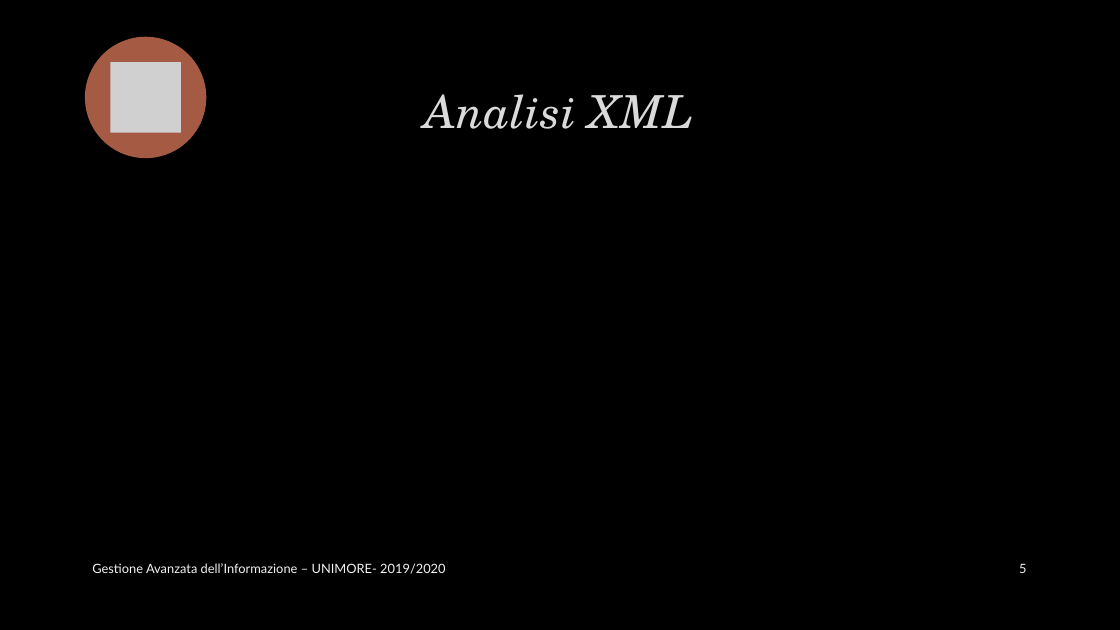
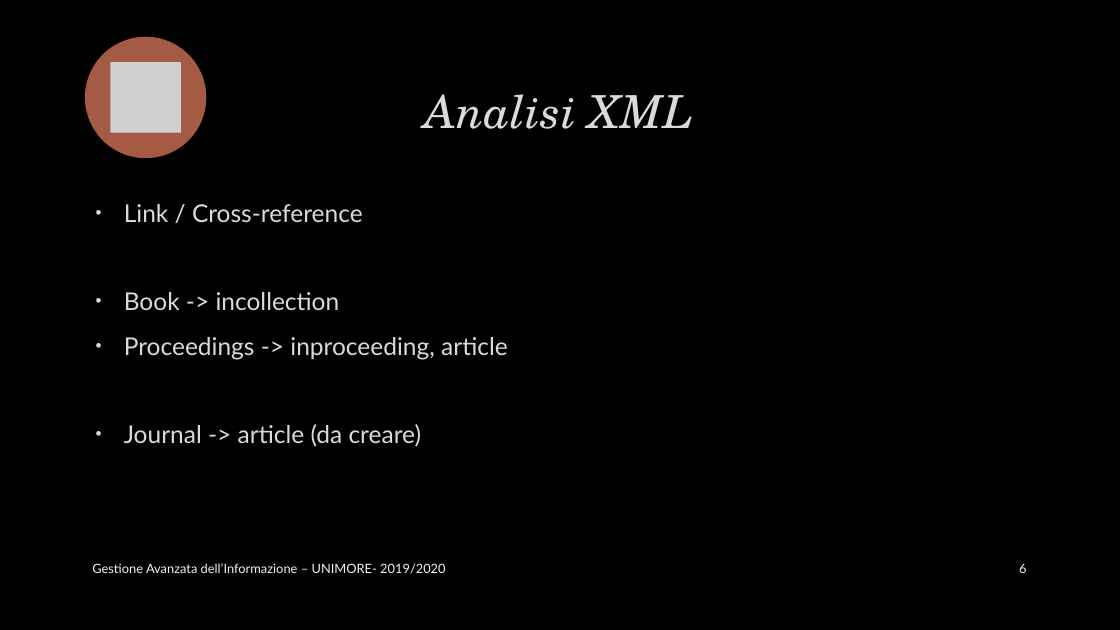
Before and after one commit to marcopiccinni/Search-Engine-for-DBLP, a slide deck: slide 6 of Doc-it.pptx (slide 5 before the commit). Drawn at 1120x630 pixels with LibreOffice and Linux fonts; fonts in the diff are those of the drawing; grey boxes stand for pictures; background and template pictures are left out. Boxes give left, top, right and bottom in pixels: in the first picture for what was removed or moved away, otherwise in the second. Text is boxed around its words. In the diff, an @@ line names an element or a change of style, - is before the commit and + after.

```diff
--- a/Doc-it.pptx
+++ b/Doc-it.pptx
@@ text added at bbox=[124, 204, 508, 447], 21 pt, text #DADADA @@
+• Link / Cross-reference
+• Book -> incollection
+• Proceedings -> inproceeding, article
+• Journal -> article (da creare)
@@ page number at bbox=[1019, 564, 1026, 573]: text changed @@
-5
+6
```
Also in this commit, not shown: 9 other slides changed, 7 slides added.
